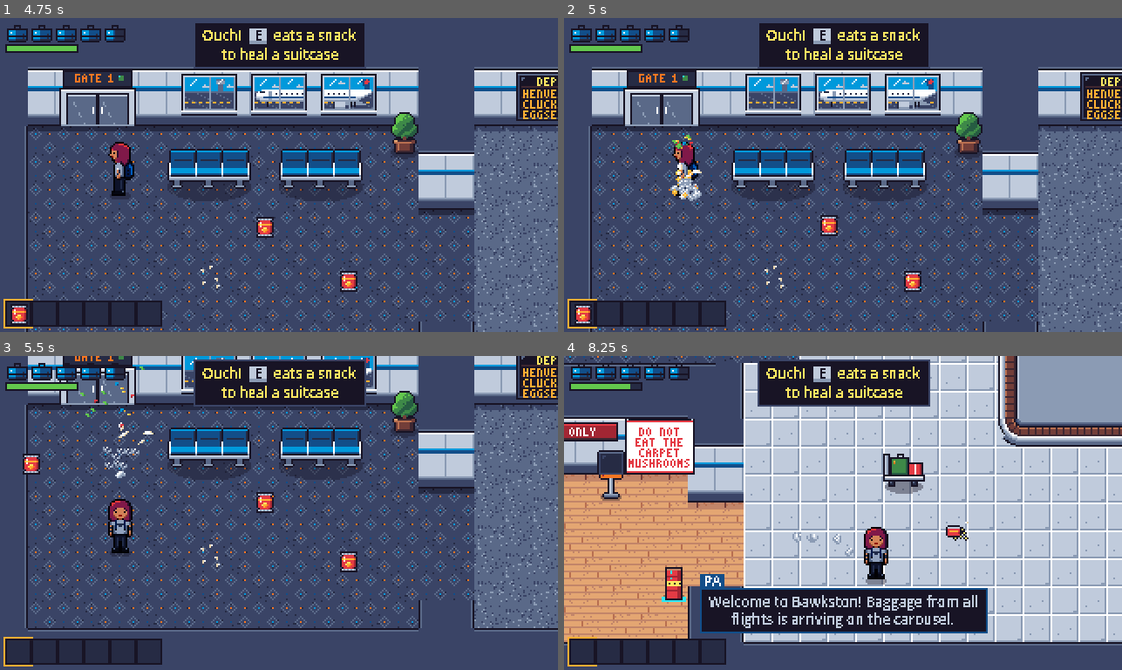
Above: before the commit, frames 1-4 (two rows, left to right).
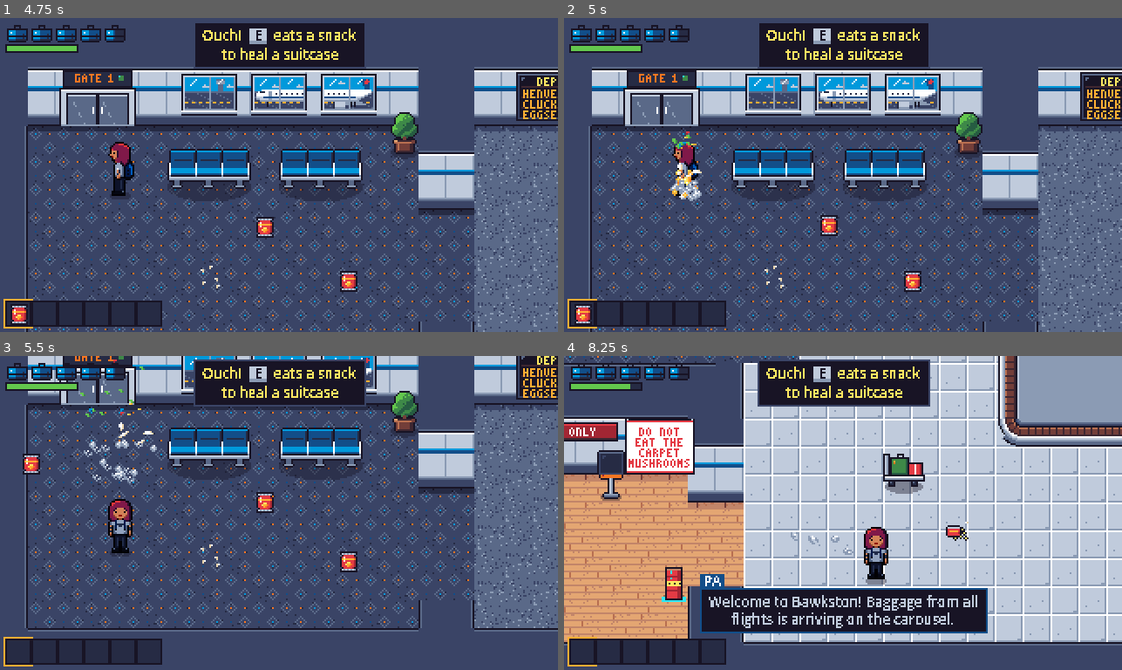
Above: after the commit, the same moments.

Repository: mvdmakesthings/PlanePoultryPanic
Game: Godot game, scene res://tests/level_01_smoke.tscn
Same seed, same stepped clock (60 frames per second), same inputs: the game is played once before the commit and once after it. This scene is started directly instead of the project's main scene.
Inputs (mouse positions are in pixels of both pictures, inside the frame that each line leads up to):
- Up to frame 1 (4.75 s): tap Enter (ui_accept) at 0.5, 0.77, 1.07, 3.77, 4.07 s; move the mouse to (401, 159) at 0.52 s; hold D (move_right) 0.53-1.25 s; hold G (drop_item) 0.53-1.25 s; click (401, 159) at 0.67 s; drag from (167, 190) to (345, 240) at 1.27 s; move the mouse to (334, 105) at 2.02 s; hold D (move_right) 2.03-2.75 s; hold F (interact) 2.03-2.75 s; drag from (251, 237) to (502, 328) at 2.77 s; move the mouse to (446, 222) at 3.52 s; hold A (move_left) 3.53-4.25 s; hold Q (prev_item) 3.53-4.25 s; drag from (111, 127) to (195, 96) at 4.27 s
- Up to frame 2 (5 s): no input
- Up to frame 3 (5.5 s): move the mouse to (306, 513) at 5.02 s; hold S (move_down) from 5.03 s (still down); hold Space (use_item) from 5.03 s (still down); click (306, 513) at 5.17 s
- Up to frame 4 (8.25 s): release S (move_down) at 5.75 s; release Space (use_item) at 5.75 s; drag from (759, 434) to (731, 528) at 5.77 s; move the mouse to (965, 497) at 6.52 s; hold W (move_up) 6.53-7.25 s; hold G (drop_item) 6.53-7.25 s; tap Enter (ui_accept) at 6.77, 7.07 s; drag from (731, 528) to (909, 604) at 7.27 s; move the mouse to (898, 443) at 8.02 s; hold S (move_down) from 8.03 s (still down); hold F (interact) from 8.03 s (still down)

Frame 1 is identical in both runs. In frame 2, 0.1% of the frame differs, in the area x 19-25%, y 36-56%; in frame 3, 0.5%, in the area x 15-29%, y 1-41%; in frame 4, 0.1%.

Commit message:
Puff Amanda's gas out from behind her instead of over her
The cloud was drawn above characters and aimed opposite her facing, so
when she faced the camera it covered her like a stain. It now spawns a
pixel behind her, sorts with the characters, and billows out wider on
both sides, closer to the size of the stun radius.

Diff:
--- a/game/scripts/characters/player.gd
+++ b/game/scripts/characters/player.gd
@@ -332,11 +332,12 @@
 	return true
 
 
-## A green puff behind her, and chickens close by reel from it. Frozen,
-## airborne or hopping chickens are left alone.
+## A green puff billowing out from behind her, and chickens close by reel
+## from it. Frozen, airborne or hopping chickens are left alone.
 func fart() -> void:
 	AudioManager.play("fart", global_position)
-	var cloud := ParticleBurst.spawn(get_parent(), "gas", global_position, -facing)
+	# A pixel up the screen, so the cloud sorts behind her, not over her.
+	var cloud := ParticleBurst.spawn(get_parent(), "gas", global_position + Vector2(0, -1))
 	if cloud:
 		cloud.modulate = GAS_TINT
 	FloatText.spawn(self, "Excuse me!")
--- a/game/scripts/objects/particle_burst.gd
+++ b/game/scripts/objects/particle_burst.gd
@@ -43,10 +43,10 @@
 		"life": [0.2, 0.35], "animate": true, "height": 4.0, "flutter": 0.0, "above": true},
 	"sparkle": {"count": 4, "speed": [10.0, 25.0], "rise": [10.0, 25.0], "gravity": -20.0, "drag": 20.0,
 		"life": [0.45, 0.7], "animate": true, "height": 6.0, "flutter": 0.0, "above": true},
-	# Amanda's gas: a slow puff of dust that hangs and drifts up. Spawn it
-	# with modulate set to a sickly green.
-	"gas": {"row": "dust", "count": 9, "speed": [10.0, 28.0], "rise": [2.0, 8.0], "gravity": -6.0,
-		"drag": 18.0, "life": [0.9, 1.3], "animate": true, "height": 6.0, "flutter": 1.0, "above": true},
+	# Amanda's gas: a slow puff of dust that billows out and hangs. Spawn it
+	# just behind her with modulate set to a sickly green.
+	"gas": {"row": "dust", "count": 18, "speed": [24.0, 50.0], "rise": [2.0, 8.0], "gravity": -6.0,
+		"drag": 18.0, "life": [1.0, 1.4], "animate": true, "height": 5.0, "flutter": 1.0, "above": false},
 	"confetti": {"count": 16, "speed": [20.0, 50.0], "rise": [70.0, 110.0], "gravity": 160.0, "drag": 25.0,
 		"life": [1.1, 1.5], "animate": false, "height": 20.0, "flutter": 3.0, "above": true},
 }
